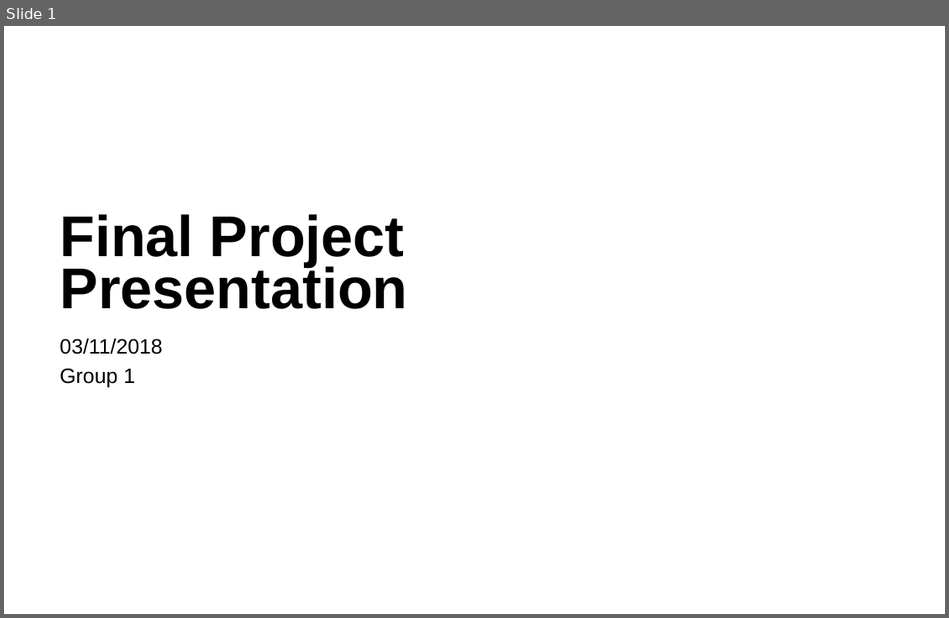
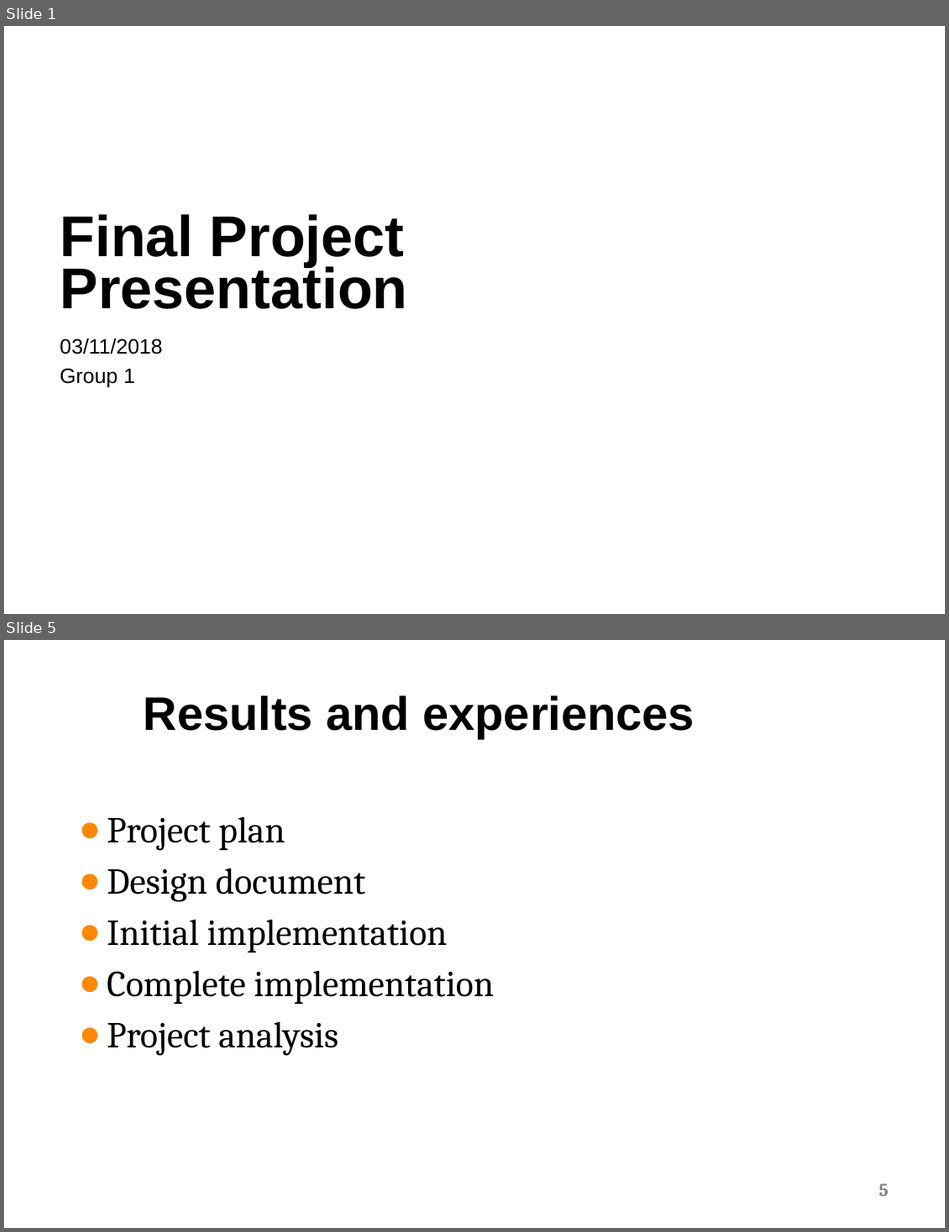
Before and after one commit to vladodjuka/cdt401-online-component-repository, a slide deck: Documentation/Presentations/FinalPresentation.pptx. Shown one above the other, each under a label of ours: slide 1 before the commit, slides 1 and 5 after it; the slides between them are not shown. The pictures are 949x618 and 949x1232 pixels, drawn with LibreOffice and Linux fonts; fonts in the diff are those of the drawing; background and template pictures are left out. Boxes give left, top, right and bottom in pixels: in the first picture for what was removed or moved away, otherwise in the second. Text is boxed around its words. In the diff, an @@ line names an element or a change of style, - is before the commit and + after.

Commit message:
Update final project presentation

```diff
--- a/Documentation/Presentations/FinalPresentation.pptx
+++ b/Documentation/Presentations/FinalPresentation.pptx
@@ slide 5 added at [4,640,945,1228], background #FFFFFF @@
@@ title added at [143,695,694,738], 36 pt, text #000000, bold @@
+Results and experiences
@@ text added at [106,816,494,1056], 28 pt, text #000000 @@
+● Project plan
+● Design document
+● Initial implementation
+● Complete implementation
+● Project analysis
@@ page number added at [878,1183,888,1196], 14 pt, text #808080, bold @@
+5
```
Also in this commit, not shown: 3 slides changed, 8 other slides added.
